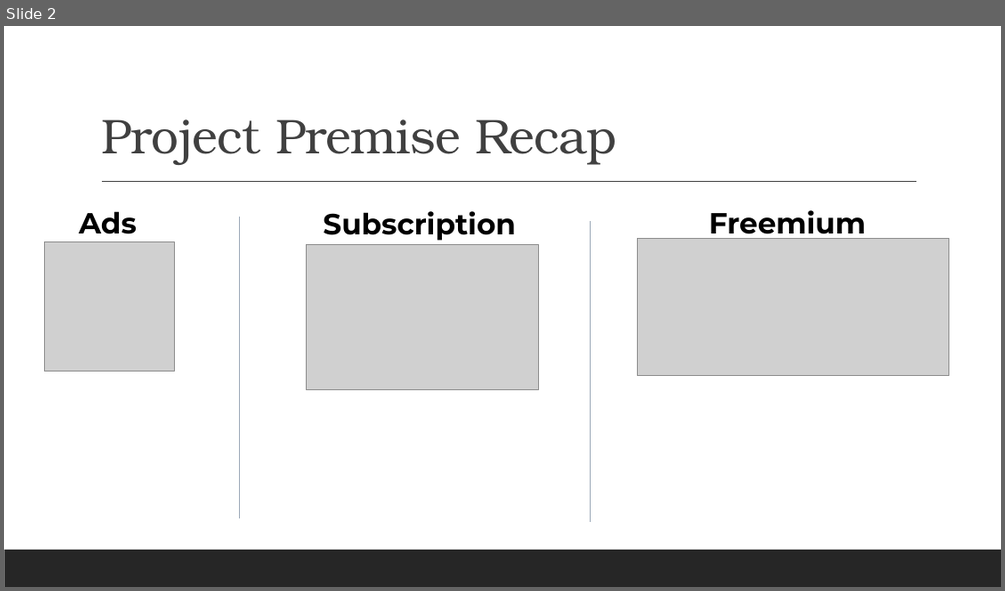
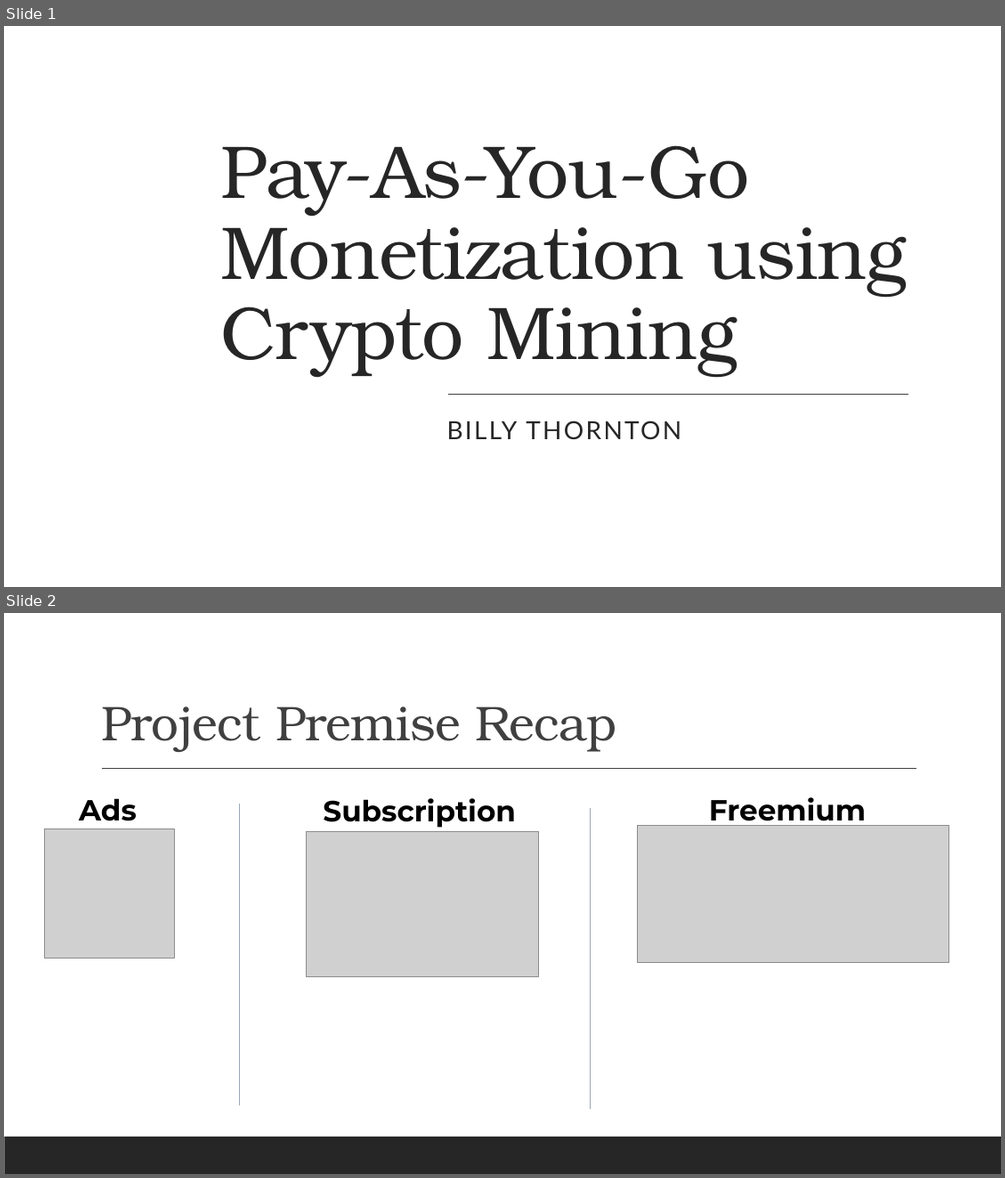
Before and after one commit to BBThornton/CryptoProject, a slide deck: Notes/Title Lorem Ipsum.pptx. Shown one above the other, each under a label of ours: slide 2 before the commit, slides 1 and 2 after it. The pictures are 1005x591 and 1005x1178 pixels, drawn with LibreOffice and Linux fonts; fonts in the diff are those of the drawing; grey boxes stand for pictures. Boxes give left, top, right and bottom in pixels: in the first picture for what was removed or moved away, otherwise in the second. Text is boxed around its words. In the diff, an @@ line names an element or a change of style, - is before the commit and + after.

```diff
--- a/Notes/Title Lorem Ipsum.pptx
+++ b/Notes/Title Lorem Ipsum.pptx
@@ slide 1 added at box(4, 26, 1001, 587), background #FFFFFF; not listed: 1 template element that a slide beside it also shows @@
@@ rectangle added at box(4, 26, 1001, 587), fill #FFFFFF @@
@@ title added at box(220, 145, 906, 377), 72 pt, text #262626 @@
+Pay-As-You-Go Monetization using Crypto Mining
@@ line added from (448, 394) to (909, 394), #404040 1 pt @@
@@ subtitle added at box(447, 420, 681, 439), 24 pt, text #262626 @@
+BILLY THORNTON
```
Also in this commit, not shown: 3 other slides added, 3 slides removed, 3 other files.
